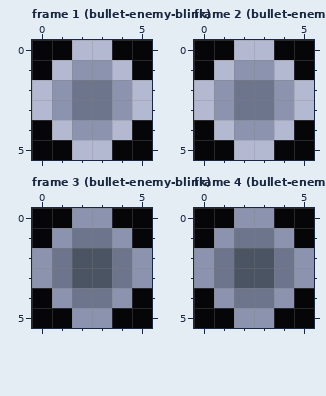
One commit to this pixel-art file: src/assets/enemies/bullet/bullet-enemy.aseprite. Above is the file before it was changed.
6x6 pixels, 4 frames. Shown: frame 1 (bullet-enemy-blink), frame 2 (bullet-enemy-blink), frame 3 (bullet-enemy-blink), frame 4 (bullet-enemy-blink).
New version:
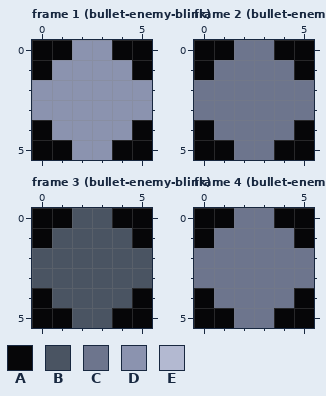
Palette (. is transparent): A #060608  B #4a5462  C #6d758d  D #8b93af  E #b3b9d1
Changes in this commit:
Changed rows in their new state; - is an unchanged pixel.
Frame 1 (bullet-enemy-blink), layer "Layer 1":
first column x 0:
0 --DD--
1 -D--D-
2 D-DD-D
3 D-DD-D
4 -D--D-
5 --DD--
Frame 2 (bullet-enemy-blink), layer "Layer 1":
first column x 0:
0 --CC--
1 -CCCC-
2 CC--CC
3 CC--CC
4 -CCCC-
5 --CC--
Frame 3 (bullet-enemy-blink), layer "Layer 1":
first column x 0:
0 --BB--
1 -BBBB-
2 BB--BB
3 BB--BB
4 -BBBB-
5 --BB--
Frame 4 (bullet-enemy-blink), layer "Layer 1":
first column x 0:
0 --CC--
1 -C--C-
2 C-CC-C
3 C-CC-C
4 -C--C-
5 --CC--
